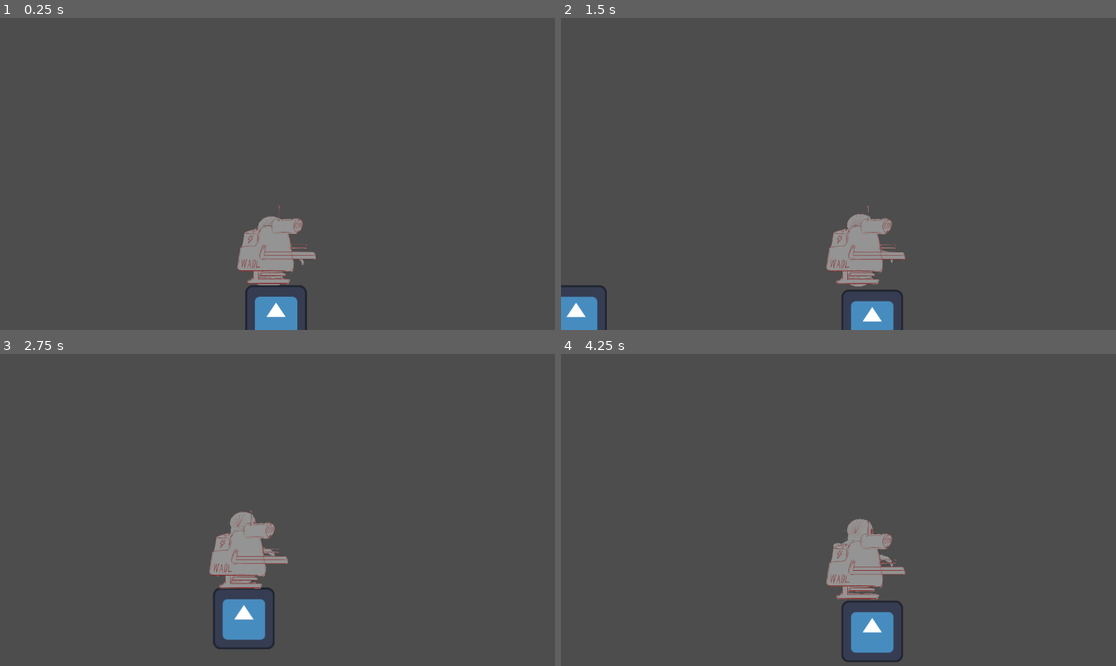
Above: before the commit, frames 1-4 (two rows, left to right).
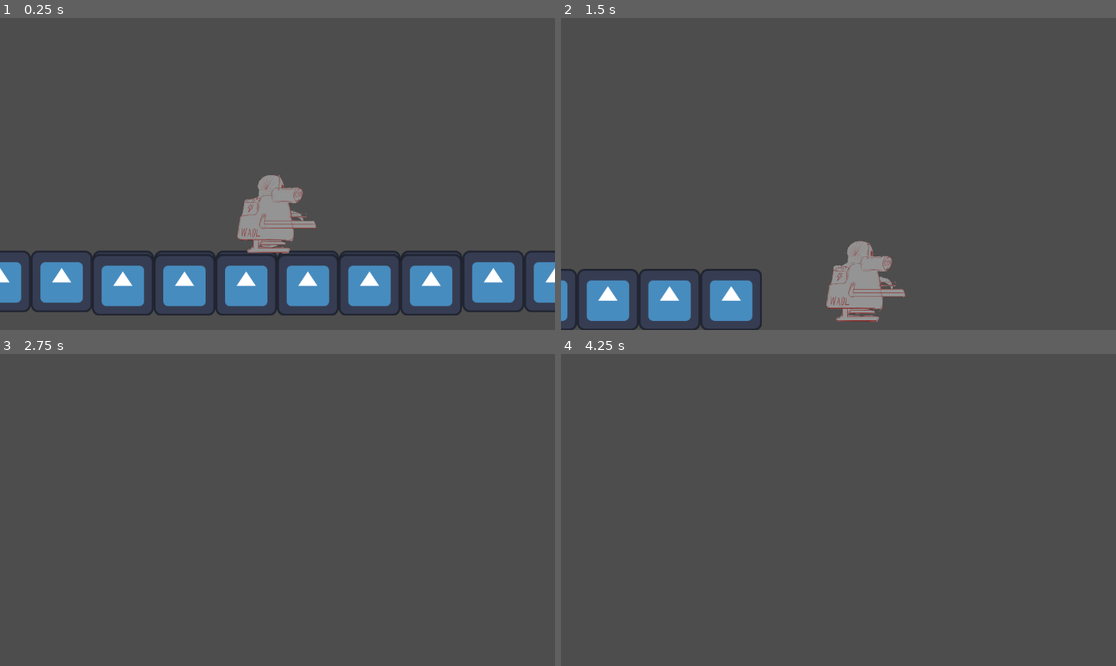
Above: after the commit, the same moments.

Repository: 42triangles/robot-surgery
Game: Godot game, scene res://scenes/world.tscn
Same seed, same stepped clock (60 frames per second), same inputs: the game is played once before the commit and once after it. The project has no main scene, so this scene is started directly. The engine's default icon, where the game draws it, is replaced by a stand-in: a white triangle on a blue panel in a dark square.
Inputs:
- Up to frame 1 (0.25 s): no input
- Up to frame 2 (1.5 s): hold D (move_right) from 0.53 s (still down); tap Space (jump) at 0.77 s
- Up to frame 3 (2.75 s): tap Space (jump) at 1.52 s; release D (move_right) at 2.03 s; hold A (move_left) from 2.03 s (still down)
- Up to frame 4 (4.25 s): release A (move_left) at 2.78 s; hold D (move_right) from 2.78 s (still down); tap Space (jump) at 3.02, 3.77 s

The runs differ from the first frame. In frame 1, 15% of the frame differs, in the area x 0-100%, y 50-100%; in frame 2, 7.4%; in frame 3, 3.3%; in frame 4, 3.4%.

Commit message:
Use TileMapLayers for environment

Diff:
--- a/scenes/scale_0.tscn
+++ b/scenes/scale_0.tscn
@@ -1,4 +1,4 @@
-[gd_scene load_steps=6 format=3 uid="uid://dpaxlkqtm7uq5"]
+[gd_scene load_steps=8 format=4 uid="uid://dpaxlkqtm7uq5"]
 
 [ext_resource type="Texture2D" uid="uid://jnsrnrmpbg2i" path="res://icon.svg" id="1_26d5y"]
 [ext_resource type="PackedScene" uid="uid://hbpgw80ffdmr" path="res://scenes/player.tscn" id="1_yixew"]
@@ -7,7 +7,19 @@
 [sub_resource type="RectangleShape2D" id="RectangleShape2D_exewt"]
 size = Vector2(148, 162)
 
-[sub_resource type="WorldBoundaryShape2D" id="WorldBoundaryShape2D_0l1vs"]
+[sub_resource type="PhysicsMaterial" id="PhysicsMaterial_00grh"]
+
+[sub_resource type="TileSetAtlasSource" id="TileSetAtlasSource_8hsxn"]
+texture = ExtResource("1_26d5y")
+texture_region_size = Vector2i(128, 128)
+0:0/0 = 0
+0:0/0/physics_layer_0/polygon_0/points = PackedVector2Array(-64, -64, 64, -64, 64, 64, -64, 64)
+
+[sub_resource type="TileSet" id="TileSet_sglnh"]
+tile_size = Vector2i(128, 128)
+physics_layer_0/collision_layer = 1
+physics_layer_0/physics_material = SubResource("PhysicsMaterial_00grh")
+sources/0 = SubResource("TileSetAtlasSource_8hsxn")
 
 [node name="Scale0" type="Node2D"]
 
@@ -25,16 +37,11 @@
 position_smoothing_enabled = true
 position_smoothing_speed = 10.0
 
-[node name="Environment" type="AnimatableBody2D" parent="."]
-sync_to_physics = false
+[node name="Environment" type="Node2D" parent="."]
 
-[node name="CollisionShape2D" type="CollisionShape2D" parent="Environment"]
-position = Vector2(0, 280)
-shape = SubResource("WorldBoundaryShape2D_0l1vs")
-
-[node name="Sprite2D" type="Sprite2D" parent="Environment/CollisionShape2D"]
-texture = ExtResource("1_26d5y")
-centered = false
-offset = Vector2(-64, 0)
+[node name="TileMapLayer" type="TileMapLayer" parent="Environment"]
+tile_map_data = PackedByteArray("AAD7/wEAAAAAAAAAAAD8/wEAAAAAAAAAAAD9/wEAAAAAAAAAAAD+/wEAAAAAAAAAAAD//wEAAAAAAAAAAAAAAAEAAAAAAAAAAAABAAEAAAAAAAAAAAACAAEAAAAAAAAAAAADAAEAAAAAAAAAAAAEAAEAAAAAAAAAAAA=")
+tile_set = SubResource("TileSet_sglnh")
+use_kinematic_bodies = true
 
 [editable path="Player"]
--- a/scenes/scale_1.tscn
+++ b/scenes/scale_1.tscn
@@ -1,4 +1,4 @@
-[gd_scene load_steps=6 format=3 uid="uid://dhmrdr8obqljr"]
+[gd_scene load_steps=8 format=4 uid="uid://dhmrdr8obqljr"]
 
 [ext_resource type="PackedScene" uid="uid://hbpgw80ffdmr" path="res://scenes/player.tscn" id="1_2of5g"]
 [ext_resource type="Texture2D" uid="uid://vful8cwvuklw" path="res://sprites/WADL.png" id="2_ibsn0"]
@@ -7,7 +7,19 @@
 [sub_resource type="RectangleShape2D" id="RectangleShape2D_05725"]
 size = Vector2(170, 170)
 
-[sub_resource type="WorldBoundaryShape2D" id="WorldBoundaryShape2D_hg254"]
+[sub_resource type="PhysicsMaterial" id="PhysicsMaterial_wgl4q"]
+
+[sub_resource type="TileSetAtlasSource" id="TileSetAtlasSource_28c5e"]
+texture = ExtResource("2_xauh6")
+texture_region_size = Vector2i(128, 128)
+0:0/0 = 0
+0:0/0/physics_layer_0/polygon_0/points = PackedVector2Array(-64, -64, 64, -64, 64, 64, -64, 64)
+
+[sub_resource type="TileSet" id="TileSet_clbtq"]
+tile_size = Vector2i(128, 128)
+physics_layer_0/collision_layer = 1
+physics_layer_0/physics_material = SubResource("PhysicsMaterial_wgl4q")
+sources/1 = SubResource("TileSetAtlasSource_28c5e")
 
 [node name="Scale1" type="Node2D"]
 
@@ -29,16 +41,10 @@
 [node name="RemoteTransform2D" type="RemoteTransform2D" parent="Player"]
 remote_path = NodePath("/root/World/Scale0Container/Scale0Viewport/Scale0/Environment")
 
-[node name="Environment" type="StaticBody2D" parent="."]
+[node name="Environment" type="Node2D" parent="."]
 
-[node name="CollisionShape2D" type="CollisionShape2D" parent="Environment"]
-position = Vector2(0, 159)
-shape = SubResource("WorldBoundaryShape2D_hg254")
-
-[node name="Sprite2D" type="Sprite2D" parent="Environment/CollisionShape2D"]
-position = Vector2(-2, 0)
-texture = ExtResource("2_xauh6")
-centered = false
-offset = Vector2(-64, 0)
+[node name="TileMapLayer" type="TileMapLayer" parent="Environment"]
+tile_map_data = PackedByteArray("AAD9/wAAAQAAAAAAAAD+/wAAAQAAAAAAAAD//wAAAQAAAAAAAAAAAAAAAQAAAAAAAAABAAAAAQAAAAAAAAACAAAAAQAAAAAAAAA=")
+tile_set = SubResource("TileSet_clbtq")
 
 [editable path="Player"]
